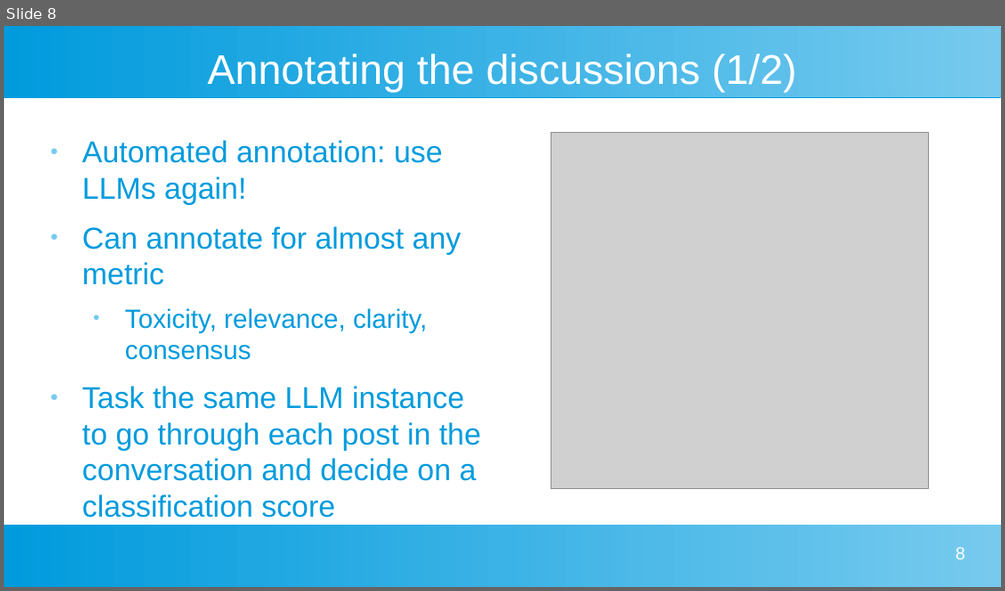
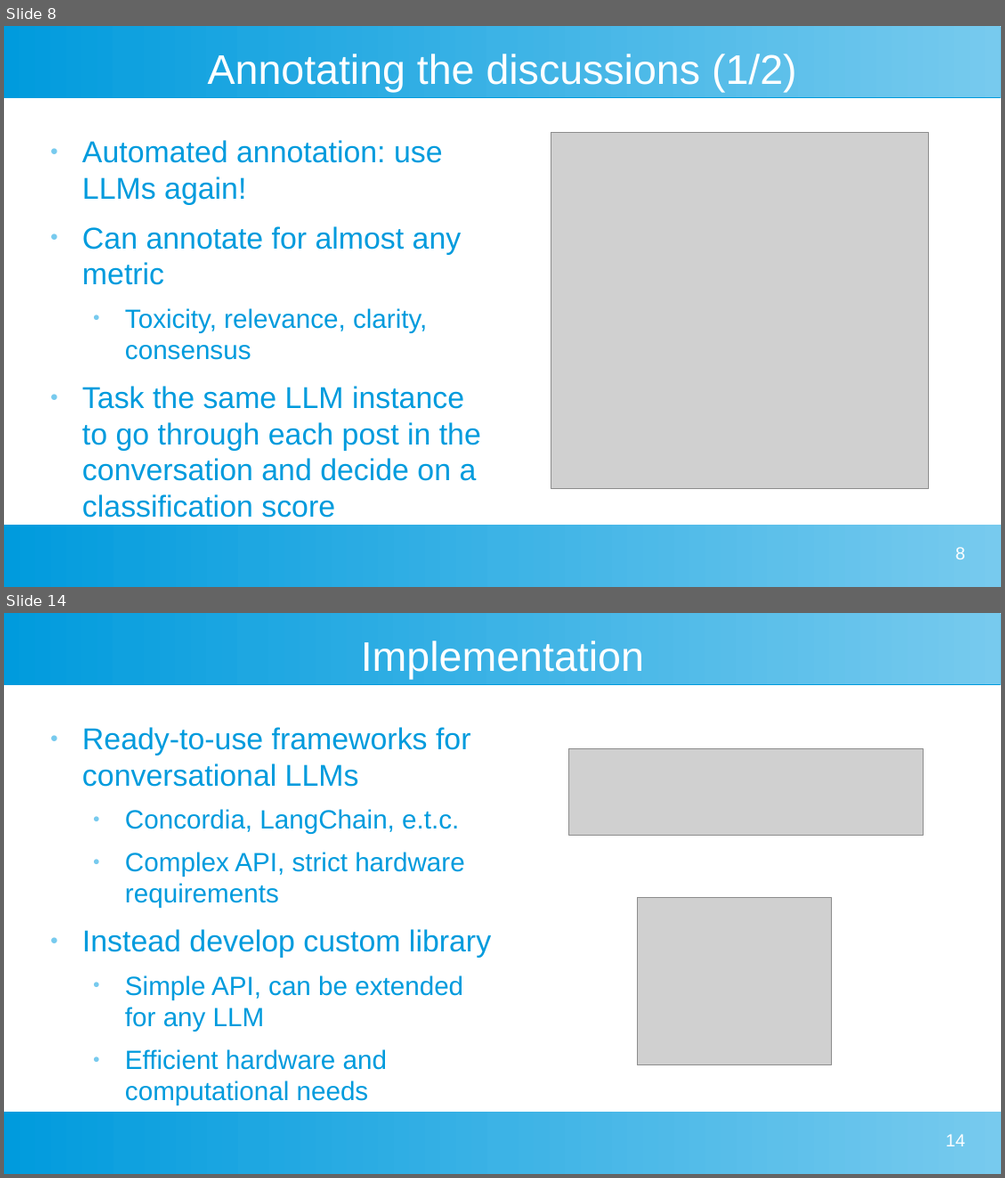
Before and after one commit to dimits-ts/llm_moderation_research, a slide deck: presentations/project_goals.odp. Shown one above the other, each under a label of ours: slide 8 before the commit, slides 8 and 14 after it; the slides between them are not shown. The pictures are 1005x591 and 1005x1178 pixels, drawn with LibreOffice and Linux fonts; fonts in the diff are those of the drawing; grey boxes stand for pictures. Boxes give left, top, right and bottom in pixels: in the first picture for what was removed or moved away, otherwise in the second. Text is boxed around its words. In the diff, an @@ line names an element or a change of style, - is before the commit and + after.

```diff
--- a/presentations/project_goals.odp
+++ b/presentations/project_goals.odp
@@ slide 14 added at (x1=4, y1=613, x2=1001, y2=1174), background #FFFFFF; not listed: 2 template elements that a slide beside it also shows @@
@@ title added at (x1=361, y1=641, x2=644, y2=679), 33 pt, text #FFFFFF @@
+Implementation
@@ text added at (x1=82, y1=727, x2=491, y2=1070), 21 pt, text #009BDD @@
+● Ready-to-use frameworks for conversational LLMs
+  ● Concordia, LangChain, e.t.c.
+  ● Complex API, strict hardware requirements
+● Instead develop custom library
+  ● Simple API, can be extended for any LLM
+  ● Efficient hardware and computational needs
@@ picture added at (x1=569, y1=748, x2=924, y2=835) @@
@@ picture added at (x1=637, y1=897, x2=832, y2=1065) @@
@@ page number added at (x1=946, y1=1134, x2=965, y2=1146), 14 pt, text #FFFFFF @@
+14
```
Also in this commit, not shown: 2 slides changed, 7 other slides added, 3 slides removed, 2 other files.
